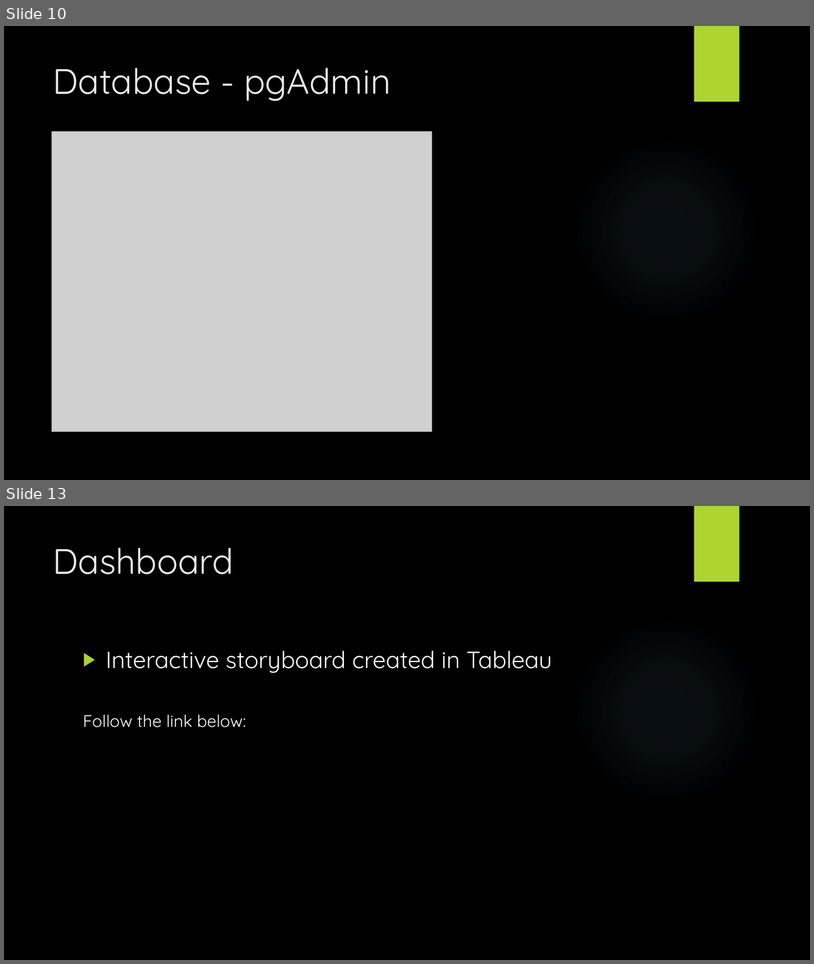
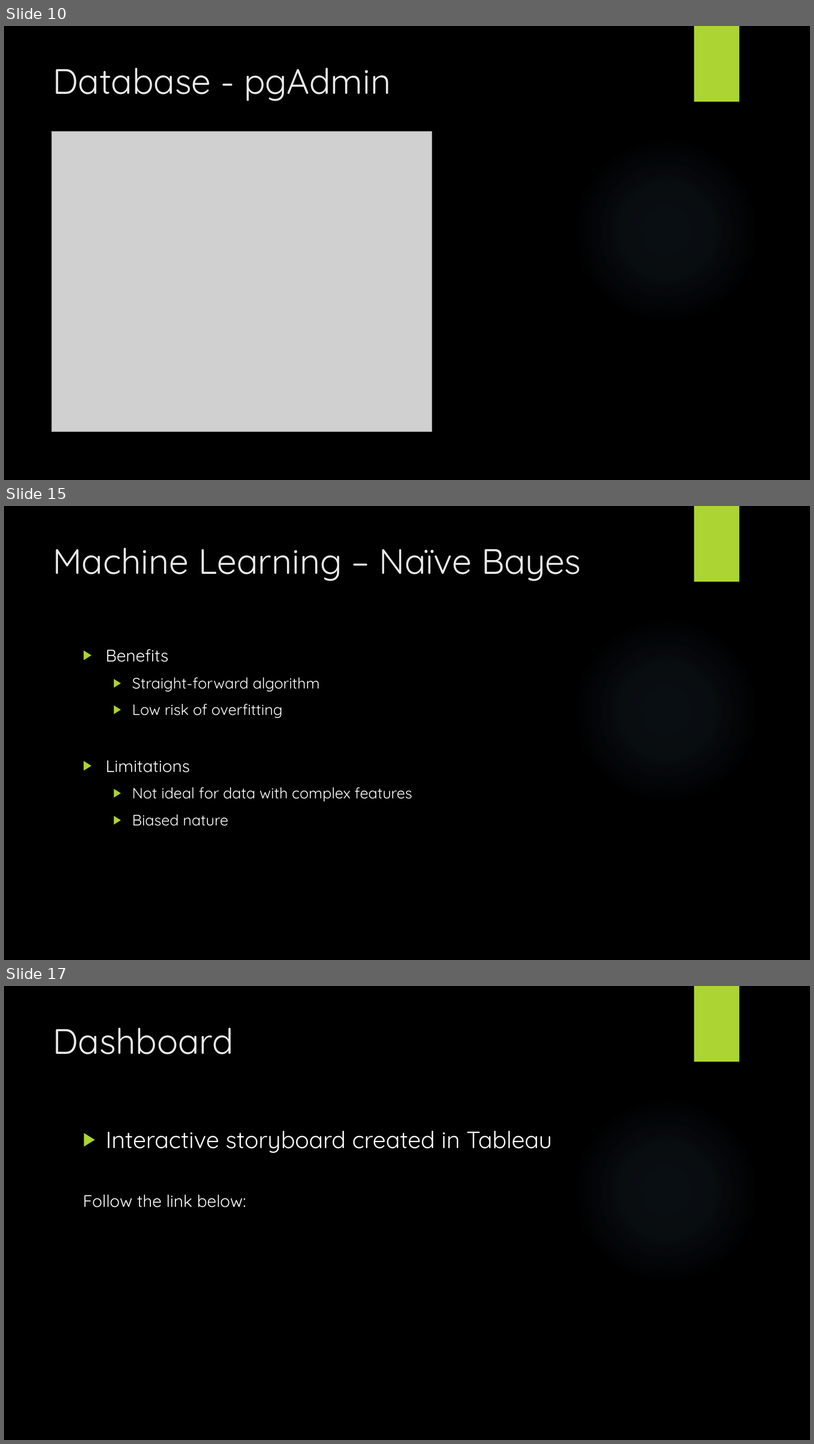
Before and after one commit to johnsetzer3/Disease_Prediction, a slide deck: Team_Code Blue Final Project.pptx. Shown one above the other, each under a label of ours: slides 10 and 13 before the commit, slides 10, 15 and 17 after it; the slides between them are not shown. The pictures are 814x964 and 814x1444 pixels, drawn with LibreOffice and Linux fonts; fonts in the diff are those of the drawing; grey boxes stand for pictures; background and template pictures are left out. Boxes give left, top, right and bottom in pixels: in the first picture for what was removed or moved away, otherwise in the second. Text is boxed around its words. In the diff, an @@ line names an element or a change of style, - is before the commit and + after.

```diff
--- a/Team_Code Blue Final Project.pptx
+++ b/Team_Code Blue Final Project.pptx
@@ slide 15 added at [4, 506, 810, 960], background picture (left out); not listed: 2 template elements that a slide beside it also shows @@
@@ title added at [53, 547, 581, 581], 42 pt, text #EBEBEB @@
+Machine Learning – Naïve Bayes
@@ text added at [106, 649, 413, 826], 18 pt, text #FFFFFF @@
+▶ Benefits
+  ▶ Straight-forward algorithm
+  ▶ Low risk of overfitting
+▶ Limitations
+  ▶ Not ideal for data with complex features
+  ▶ Biased nature
@@ what was slide 13 is now slide 17 @@
```
Also in this commit, not shown: 4 slides changed, 3 other slides added, 1 other file.
